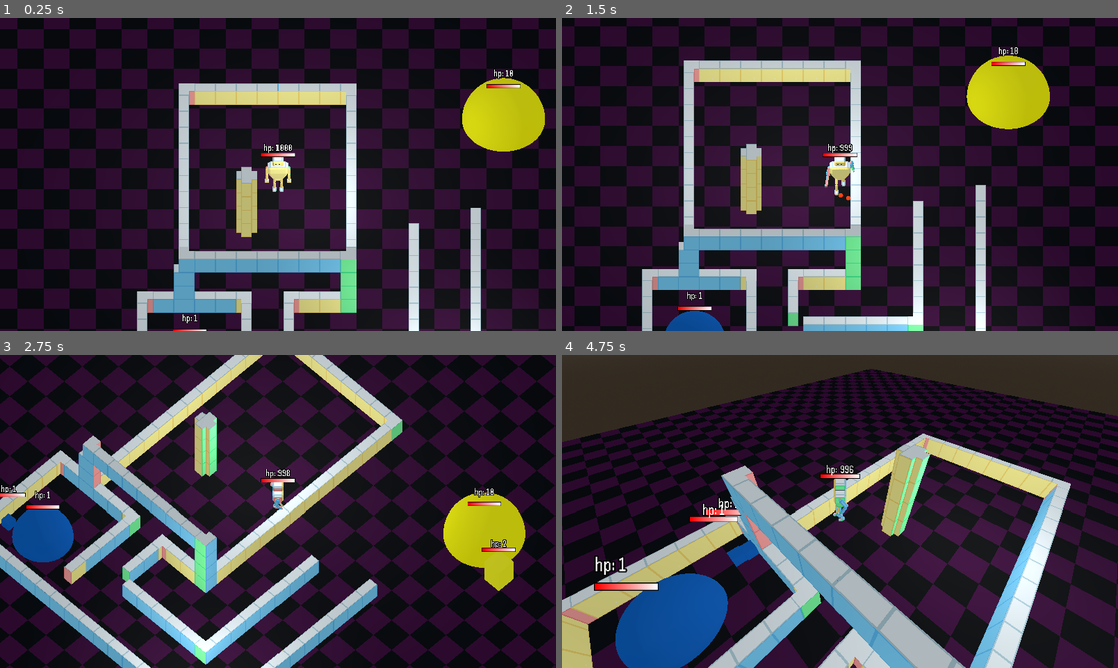
Above: before the commit, frames 1-4 (two rows, left to right).
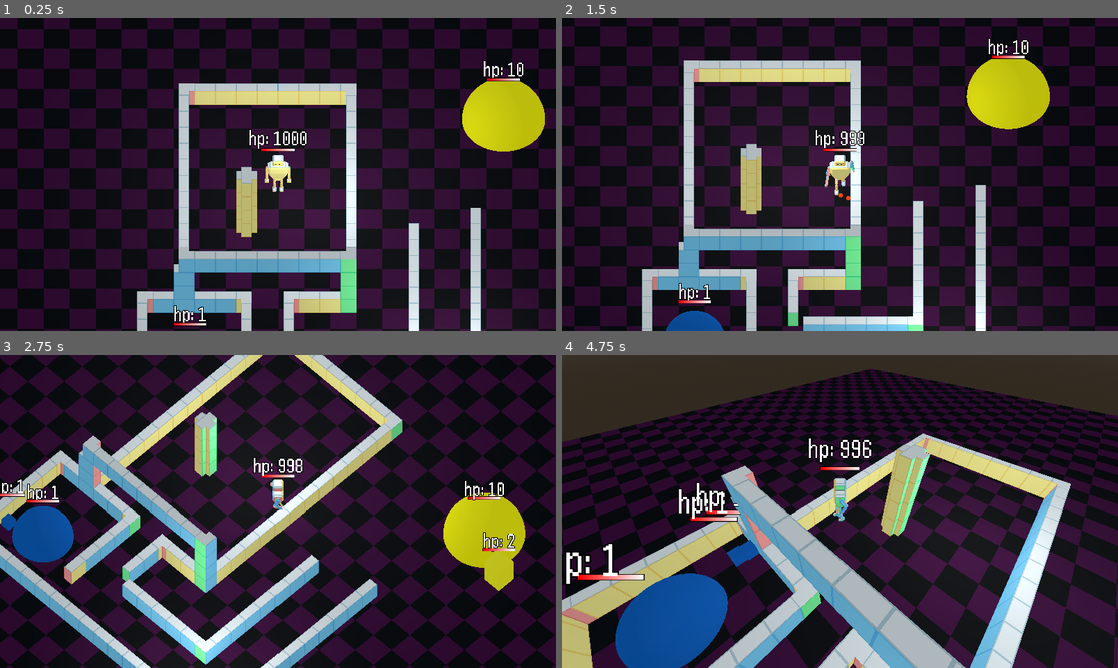
Above: after the commit, the same moments.

Repository: markguinn/kitbash-toy-clash
Game: Godot game, scene res://levels/dev/proto1.tscn
Same seed, same stepped clock (60 frames per second), same inputs: the game is played once before the commit and once after it.
Inputs:
- Up to frame 1 (0.25 s): no input
- Up to frame 2 (1.5 s): hold Right (right) 0.53-1.28 s; hold Z (attack1) 0.53-1.28 s; hold S (down) from 1.28 s (still down); tap X (attack2) at 1.35 s
- Up to frame 3 (2.75 s): release S (down) at 2.03 s; hold Right (right) from 2.03 s (still down); hold Tab (switch_cam) from 2.03 s (still down)
- Up to frame 4 (4.75 s): release Right (right) at 2.78 s; release Tab (switch_cam) at 2.78 s; hold W (up) 2.78-3.53 s; tap Z (attack1) at 2.85 s; hold X (attack2) 3.53-4.28 s; hold Left (left) from 3.53 s (still down); tap Tab (switch_cam) at 4.35 s

The runs differ from the first frame. In frame 1, 1.0% of the frame differs, in the area x 31-95%, y 13-100%; in frame 2, 1.0%; in frame 3, 1.3%; in frame 4, 2.3%, in the area x 0-56%, y 26-76%.

Commit message:
adjust size/pos of health ui to look better when pixelated

Diff:
--- a/enemies/enemy.tscn
+++ b/enemies/enemy.tscn
@@ -12,24 +12,24 @@
 [sub_resource type="BoxShape3D" id="BoxShape3D_iynve"]
 size = Vector3(2.2, 2, 2.2)
 
-[sub_resource type="ViewportTexture" id="ViewportTexture_kdu0b"]
+[sub_resource type="ViewportTexture" id="ViewportTexture_07tka"]
 viewport_path = NodePath("HealthBar/the/health")
 
 [sub_resource type="Gradient" id="Gradient_en1mp"]
 colors = PackedColorArray(0, 0, 0, 1, 0, 0, 0, 1)
 
-[sub_resource type="GradientTexture2D" id="GradientTexture2D_07tka"]
+[sub_resource type="GradientTexture2D" id="GradientTexture2D_3t1x0"]
 gradient = SubResource("Gradient_en1mp")
-width = 82
-height = 10
+width = 80
+height = 8
 
 [sub_resource type="Gradient" id="Gradient_xgimp"]
 colors = PackedColorArray(1, 0, 0, 1, 1, 1, 1, 1)
 
-[sub_resource type="GradientTexture2D" id="GradientTexture2D_3t1x0"]
+[sub_resource type="GradientTexture2D" id="GradientTexture2D_epsnb"]
 gradient = SubResource("Gradient_xgimp")
-width = 80
-height = 8
+width = 78
+height = 6
 
 [node name="Enemy" type="CharacterBody3D" unique_id=1807322689 groups=["enemies"]]
 collision_layer = 8
@@ -67,30 +67,31 @@
 script = ExtResource("4_a6vjd")
 metadata/_custom_type_script = "uid://cy8ptutfeorc6"
 
-[node name="HealthLabel" type="Label3D" parent="." unique_id=1874895765]
-transform = Transform3D(1, 0, 0, 0, 1, 0, 0, 0, 1, 0, 5, 0)
-pixel_size = 0.02
-offset = Vector2(0, 30)
-billboard = 1
-text = "health: 2"
-font = ExtResource("5_07tka")
-font_size = 48
-
-[node name="HealthBar" type="Node3D" parent="." unique_id=1040571404]
+[node name="HealthBar" type="Node3D" parent="." unique_id=38360166]
 transform = Transform3D(4, 0, 0, 0, 4, 0, 0, 0, 4, 0, 5, 0)
 
-[node name="the" type="Sprite3D" parent="HealthBar" unique_id=811309685]
+[node name="the" type="Sprite3D" parent="HealthBar" unique_id=216841935]
 billboard = 1
-texture = SubResource("ViewportTexture_kdu0b")
+texture = SubResource("ViewportTexture_07tka")
 
-[node name="health" type="SubViewport" parent="HealthBar/the" unique_id=1652163268]
+[node name="health" type="SubViewport" parent="HealthBar/the" unique_id=953765333]
 transparent_bg = true
-size = Vector2i(82, 10)
+size = Vector2i(80, 8)
 
-[node name="bar" type="TextureProgressBar" parent="HealthBar/the/health" unique_id=1726116059]
+[node name="bar" type="TextureProgressBar" parent="HealthBar/the/health" unique_id=1858304708]
 offset_right = 82.0
 offset_bottom = 40.0
 value = 75.0
-texture_under = SubResource("GradientTexture2D_07tka")
-texture_progress = SubResource("GradientTexture2D_3t1x0")
+texture_under = SubResource("GradientTexture2D_3t1x0")
+texture_progress = SubResource("GradientTexture2D_epsnb")
 texture_progress_offset = Vector2(1, 1)
+
+[node name="HealthLabel" type="Label3D" parent="." unique_id=37585518]
+transform = Transform3D(1, 0, 0, 0, 1, 0, 0, 0, 1, 0, 6.5, 0)
+pixel_size = 0.02
+billboard = 1
+texture_filter = 0
+text = "hp: 5"
+font = ExtResource("5_07tka")
+font_size = 100
+width = 512.0
--- a/enemies/spawner.tscn
+++ b/enemies/spawner.tscn
@@ -19,16 +19,16 @@
 
 [sub_resource type="GradientTexture2D" id="GradientTexture2D_t8evb"]
 gradient = SubResource("Gradient_xgimp")
-width = 82
-height = 10
+width = 80
+height = 8
 
 [sub_resource type="Gradient" id="Gradient_f4crx"]
 colors = PackedColorArray(1, 0, 0, 1, 1, 1, 1, 1)
 
 [sub_resource type="GradientTexture2D" id="GradientTexture2D_h2hsm"]
 gradient = SubResource("Gradient_f4crx")
-width = 80
-height = 8
+width = 78
+height = 6
 
 [node name="Spawner" type="StaticBody3D" unique_id=1330096657 groups=["spawners"]]
 collision_layer = 8
@@ -48,28 +48,22 @@
 shape = SubResource("SphereShape3D_7sxga")
 debug_color = Color(0.9430334, 0.22393367, 0.22387949, 0.41960785)
 
-[node name="HealthLabel" type="Label3D" parent="." unique_id=1874895765]
-transform = Transform3D(1, 0, 0, 0, 1, 0, 0, 0, 1, 0, 6, 0)
-pixel_size = 0.02
-offset = Vector2(0, 30)
-billboard = 1
-text = "hp:
-"
-font = ExtResource("3_en1mp")
-font_size = 48
+[node name="Life" type="Node" parent="." unique_id=2033270747]
+script = ExtResource("4_en1mp")
+metadata/_custom_type_script = "uid://cy8ptutfeorc6"
 
-[node name="HealthBar" type="Node3D" parent="." unique_id=505668356]
-transform = Transform3D(4, 0, 0, 0, 4, 0, 0, 0, 4, 0, 5, 0)
+[node name="HealthBar" type="Node3D" parent="." unique_id=749490317]
+transform = Transform3D(4, 0, 0, 0, 4, 0, 0, 0, 4, 0, 6, 0)
 
-[node name="the" type="Sprite3D" parent="HealthBar" unique_id=1032024360]
+[node name="the" type="Sprite3D" parent="HealthBar" unique_id=1753161793]
 billboard = 1
 texture = SubResource("ViewportTexture_en1mp")
 
-[node name="health" type="SubViewport" parent="HealthBar/the" unique_id=321778681]
+[node name="health" type="SubViewport" parent="HealthBar/the" unique_id=2087945961]
 transparent_bg = true
-size = Vector2i(82, 10)
+size = Vector2i(80, 8)
 
-[node name="bar" type="TextureProgressBar" parent="HealthBar/the/health" unique_id=530466794]
+[node name="bar" type="TextureProgressBar" parent="HealthBar/the/health" unique_id=1373659787]
 offset_right = 82.0
 offset_bottom = 40.0
 value = 75.0
@@ -77,6 +71,12 @@
 texture_progress = SubResource("GradientTexture2D_h2hsm")
 texture_progress_offset = Vector2(1, 1)
 
-[node name="Life" type="Node" parent="." unique_id=2033270747]
-script = ExtResource("4_en1mp")
-metadata/_custom_type_script = "uid://cy8ptutfeorc6"
+[node name="HealthLabel" type="Label3D" parent="." unique_id=506479108]
+transform = Transform3D(1, 0, 0, 0, 1, 0, 0, 0, 1, 0, 7.5, 0)
+pixel_size = 0.02
+billboard = 1
+texture_filter = 0
+text = "hp: 5"
+font = ExtResource("3_en1mp")
+font_size = 100
+width = 512.0
--- a/player/player.tscn
+++ b/player/player.tscn
@@ -42,21 +42,21 @@
 [sub_resource type="ViewportTexture" id="ViewportTexture_boad6"]
 viewport_path = NodePath("HealthBar/the/health")
 
-[sub_resource type="Gradient" id="Gradient_en1mp"]
+[sub_resource type="Gradient" id="Gradient_boad6"]
 colors = PackedColorArray(0, 0, 0, 1, 0, 0, 0, 1)
 
 [sub_resource type="GradientTexture2D" id="GradientTexture2D_rgyib"]
-gradient = SubResource("Gradient_en1mp")
-width = 82
-height = 10
+gradient = SubResource("Gradient_boad6")
+width = 80
+height = 8
 
-[sub_resource type="Gradient" id="Gradient_xgimp"]
+[sub_resource type="Gradient" id="Gradient_rgyib"]
 colors = PackedColorArray(1, 0, 0, 1, 1, 1, 1, 1)
 
 [sub_resource type="GradientTexture2D" id="GradientTexture2D_hg6s5"]
-gradient = SubResource("Gradient_xgimp")
-width = 80
-height = 8
+gradient = SubResource("Gradient_rgyib")
+width = 78
+height = 6
 
 [node name="Player" type="CharacterBody3D" unique_id=1653260376 groups=["player"]]
 collision_layer = 2
@@ -134,18 +134,17 @@
 debug_color = Color(0.35837752, 0.61519843, 0.17483082, 0.41960785)
 
 [node name="HealthLabel" type="Label3D" parent="." unique_id=932064038]
-transform = Transform3D(1, 0, 0, 0, 1, 0, 0, 0, 1, 0, 4.5, 0)
+transform = Transform3D(1, 0, 0, 0, 1, 0, 0, 0, 1, 0, 7.5, 0)
 pixel_size = 0.02
-offset = Vector2(0, 50)
 billboard = 1
 texture_filter = 0
 text = "hp: 5"
 font = ExtResource("6_boad6")
-font_size = 48
+font_size = 100
 width = 512.0
 
 [node name="HealthBar" type="Node3D" parent="." unique_id=2009962165]
-transform = Transform3D(4, 0, 0, 0, 4, 0, 0, 0, 4, 0, 5, 0)
+transform = Transform3D(4, 0, 0, 0, 4, 0, 0, 0, 4, 0, 5.75, 0)
 
 [node name="the" type="Sprite3D" parent="HealthBar" unique_id=596231710]
 billboard = 1
@@ -153,7 +152,7 @@
 
 [node name="health" type="SubViewport" parent="HealthBar/the" unique_id=992856522]
 transparent_bg = true
-size = Vector2i(82, 10)
+size = Vector2i(80, 8)
 
 [node name="bar" type="TextureProgressBar" parent="HealthBar/the/health" unique_id=550234112]
 offset_right = 82.0
